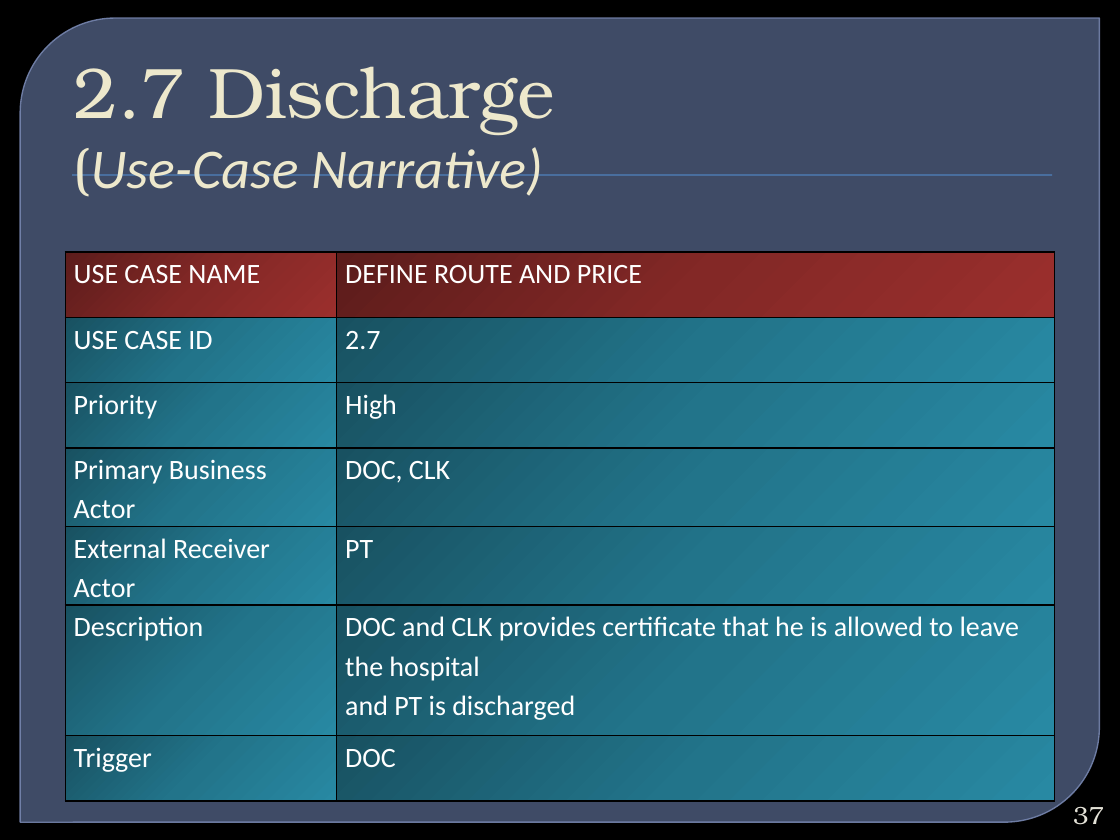
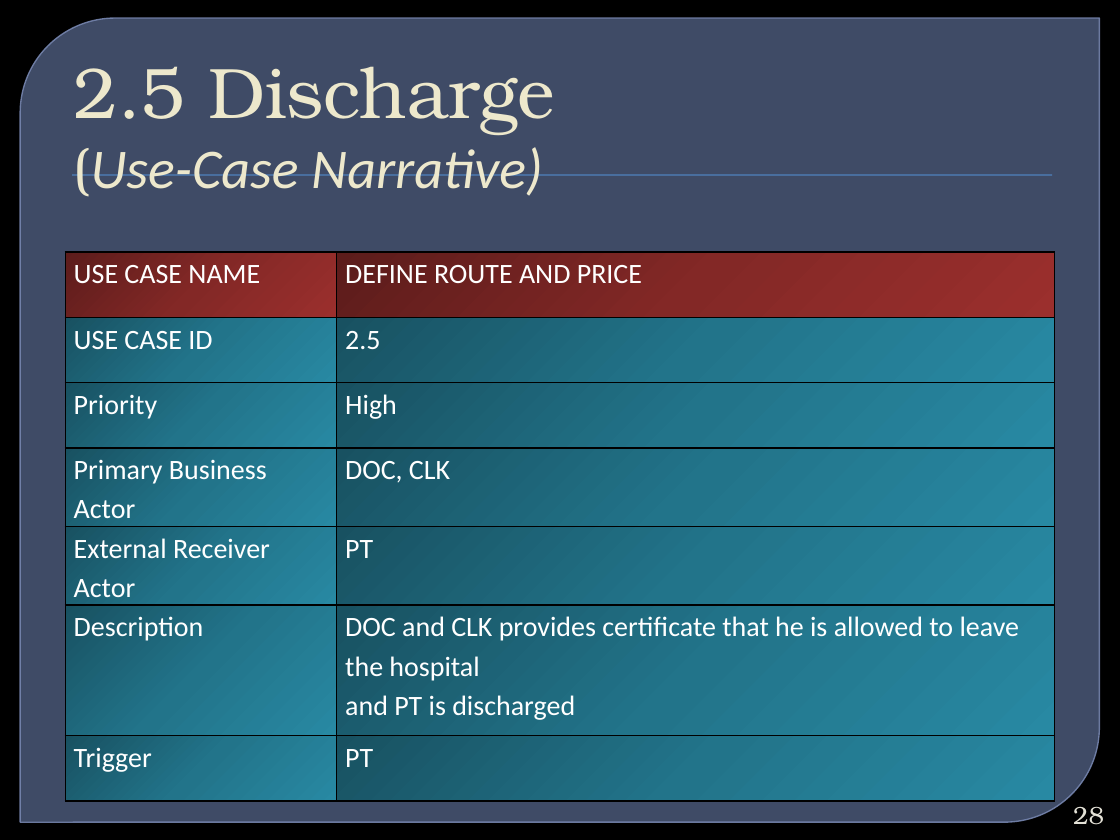
Before and after one commit to bimurtobadhan/CSE308HospitalManagementSystem1005016, a slide deck: slide 28 of Week 2/Hospital Management System.pptx (slide 37 before the commit). Drawn at 1120x840 pixels with LibreOffice and Linux fonts; fonts in the diff are those of the drawing; background and template pictures are left out. Boxes give left, top, right and bottom in pixels: in the first picture for what was removed or moved away, otherwise in the second. Text is boxed around its words. In the diff, an @@ line names an element or a change of style, - is before the commit and + after.

```diff
--- a/Week 2/Hospital Management System.pptx
+++ b/Week 2/Hospital Management System.pptx
@@ title at (x1=74, y1=66, x2=554, y2=197): text changed @@
-2.7 Discharge
-(Use-Case Narrative)
+2.5 Discharge
+(Use-Case Narrative)
@@ table at (x1=65, y1=252, x2=1054, y2=799) @@
-row 2, column 2: 2.7
+row 2, column 2: 2.5
-row 7, column 2: DOC
+row 7, column 2: PT
@@ page number at (x1=1073, y1=806, x2=1104, y2=825): text changed @@
-37
+28
```
Also in this commit, not shown: 25 other slides changed, 32 slides removed, 4 other files.
